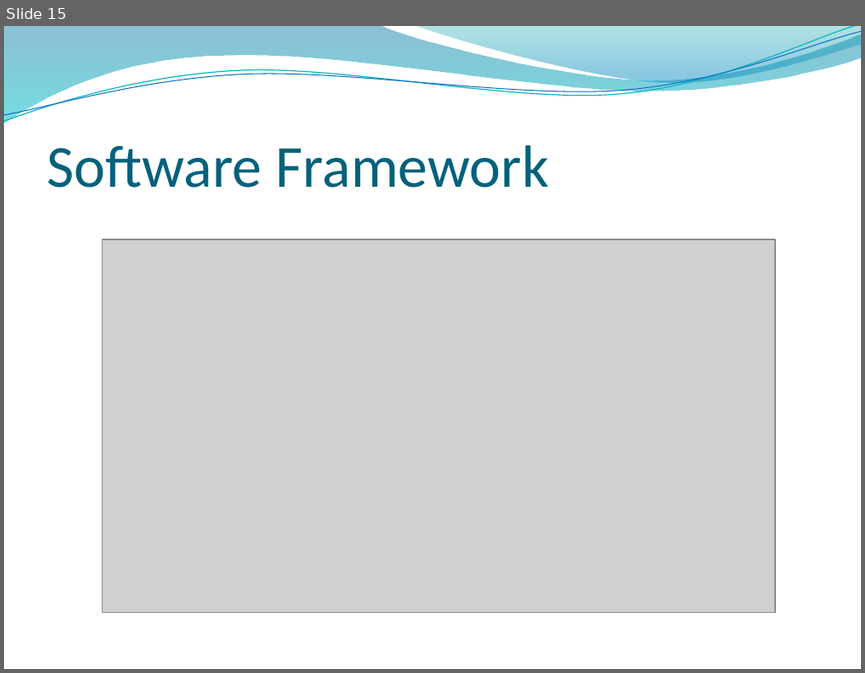
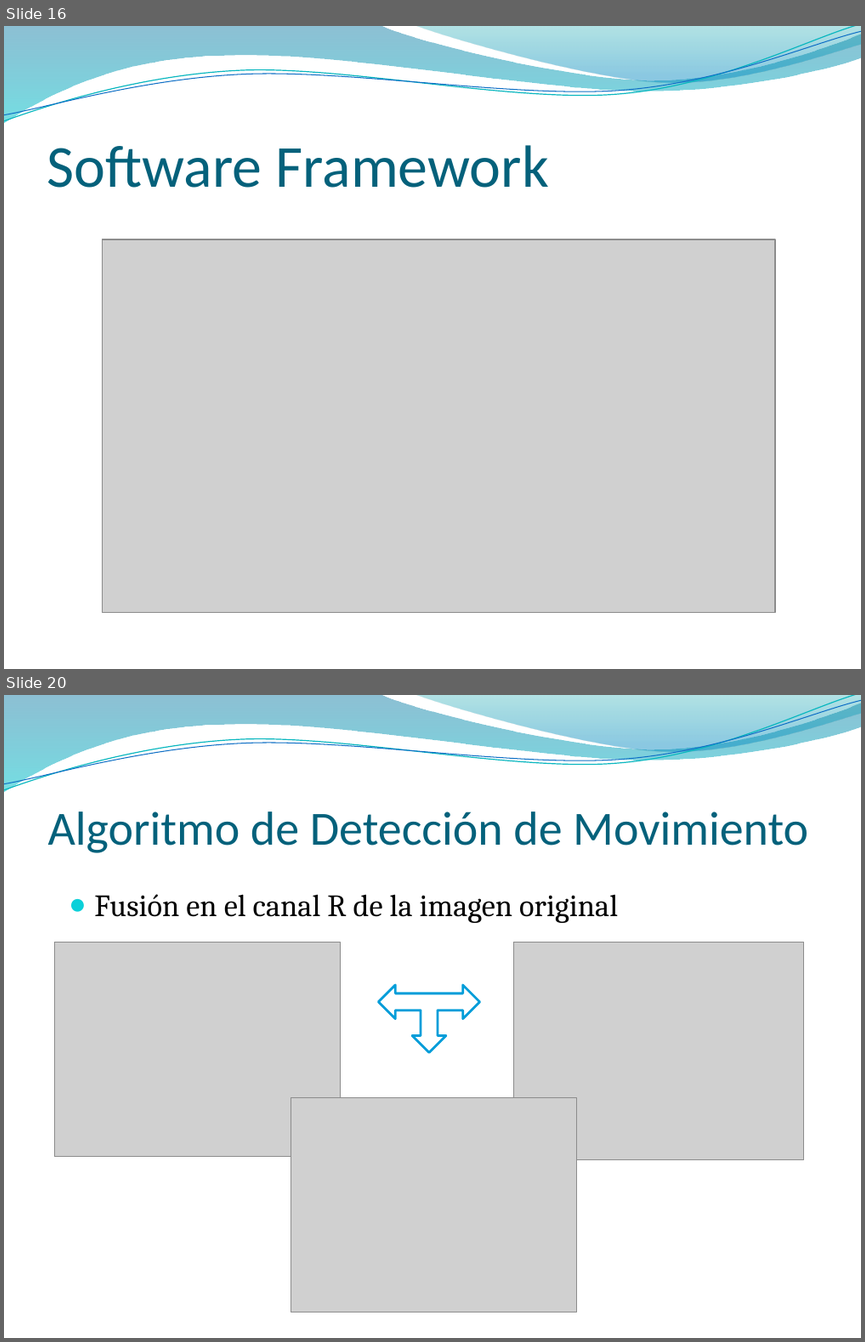
Before and after one commit to vinaygaba/pycuda-filters, a slide deck: out/presentacion/presentacionTAD.pptx. Shown one above the other, each under a label of ours: slide 15 before the commit, slides 16 and 20 after it; the slides between them are not shown. The pictures are 865x673 and 865x1342 pixels, drawn with LibreOffice and Linux fonts; fonts in the diff are those of the drawing; grey boxes stand for pictures; background and template pictures are left out. Boxes give left, top, right and bottom in pixels: in the first picture for what was removed or moved away, otherwise in the second. Text is boxed around its words. In the diff, an @@ line names an element or a change of style, - is before the commit and + after.

```diff
--- a/out/presentacion/presentacionTAD.pptx
+++ b/out/presentacion/presentacionTAD.pptx
@@ slide 20 added at box(4, 695, 861, 1338), background picture (left out); not listed: 4 template elements that a slide beside it also shows @@
@@ title added at box(48, 811, 808, 853), 40 pt, text #04617B @@
+Algoritmo de Detección de Movimiento
@@ text added at box(94, 894, 618, 923), 26 pt, text #000000 @@
+● Fusión en el canal R de la imagen original
@@ picture added at box(54, 941, 340, 1156) @@
@@ picture added at box(513, 941, 803, 1159) @@
@@ left right up arrow added at box(378, 985, 479, 1052), fill #FFFFFF, outline #009DD9 2 pt @@
@@ picture added at box(291, 1097, 576, 1311) @@
@@ what was slide 15 is now slide 16 @@
```
Also in this commit, not shown: 3 slides changed, 6 other slides added.
